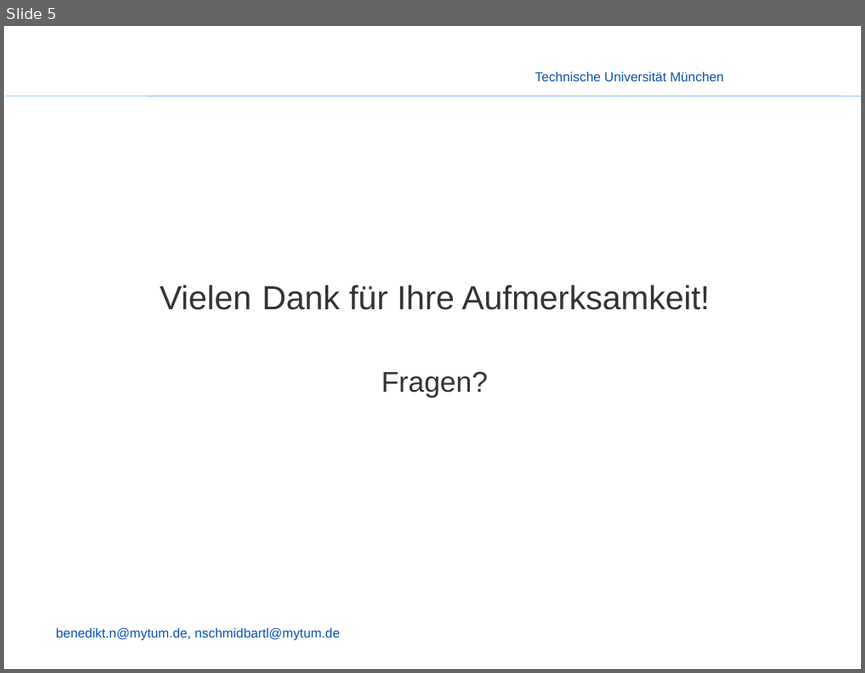
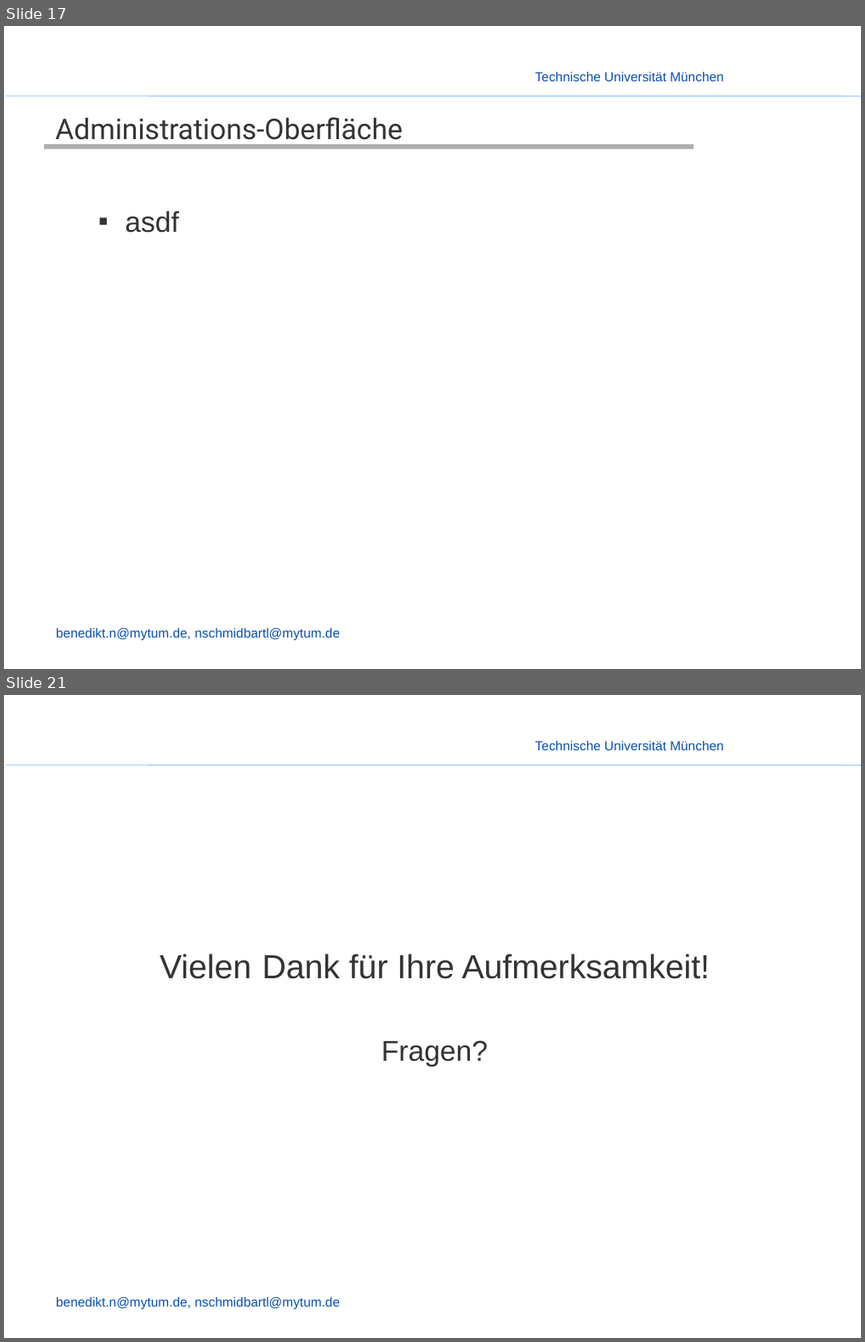
Before and after one commit to enjayes/logistikapp, a slide deck: Präsentation/Presentation - Benjo.pptx. Shown one above the other, each under a label of ours: slide 5 before the commit, slides 17 and 21 after it; the slides between them are not shown. The pictures are 865x673 and 865x1342 pixels, drawn with LibreOffice and Linux fonts; fonts in the diff are those of the drawing; background and template pictures are left out. Boxes give left, top, right and bottom in pixels: in the first picture for what was removed or moved away, otherwise in the second. Text is boxed around its words. In the diff, an @@ line names an element or a change of style, - is before the commit and + after.

```diff
--- a/Präsentation/Presentation - Benjo.pptx
+++ b/Präsentation/Presentation - Benjo.pptx
@@ slide 17 added at [4, 26, 861, 669], background picture (left out); not listed: 3 template elements that a slide beside it also shows @@
@@ title added at [55, 117, 402, 146], 24 pt, text #333333 @@
+  Administrations-Oberfläche
@@ line added from (44, 147) to (693, 147), #ADADAD 4 pt @@
@@ text added at [125, 210, 178, 233], 24 pt, text #333333 @@
+  ▪ asdf
@@ what was slide 5 is now slide 21 @@
```
Also in this commit, not shown: 1 slide changed, 16 other slides added, 1 slide removed, 1 other file.
